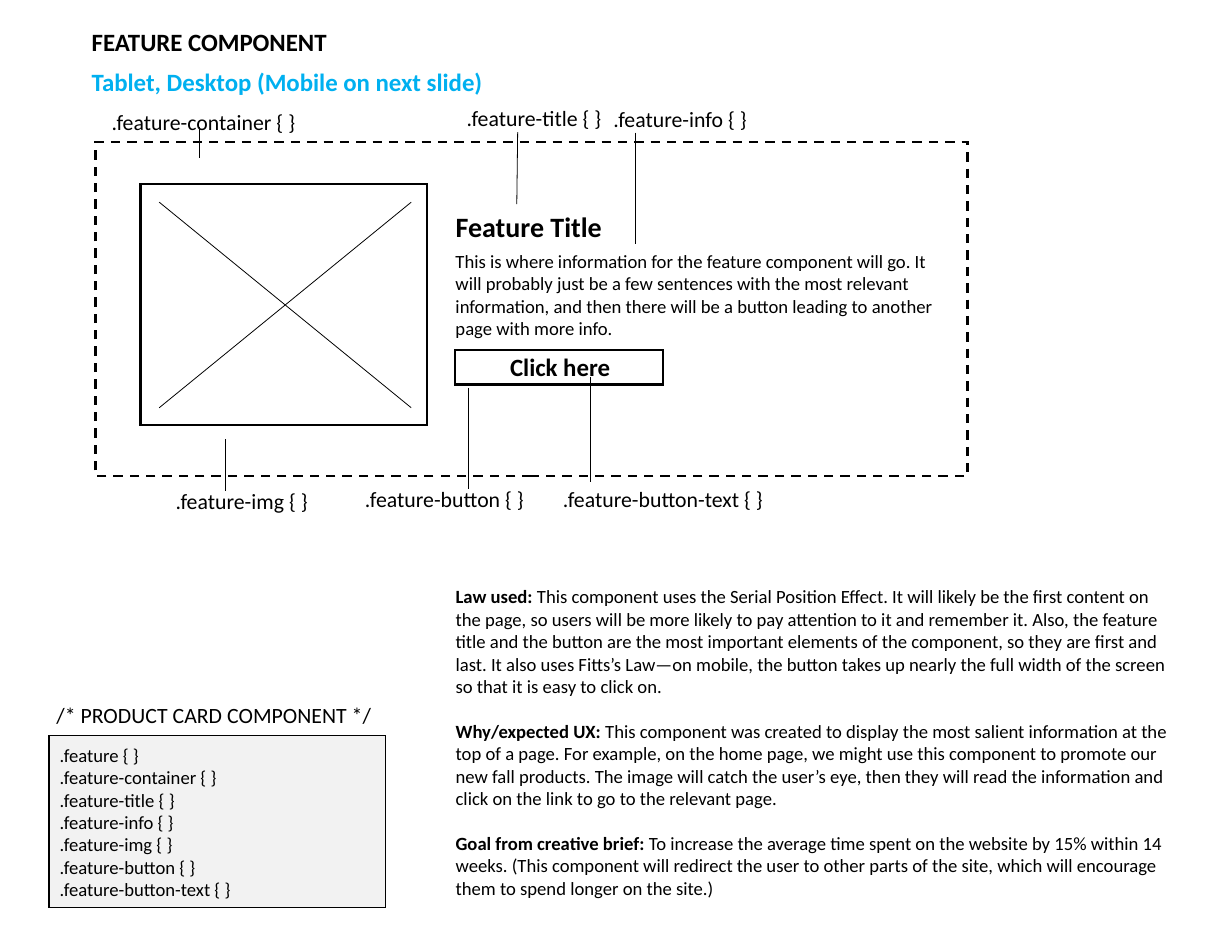
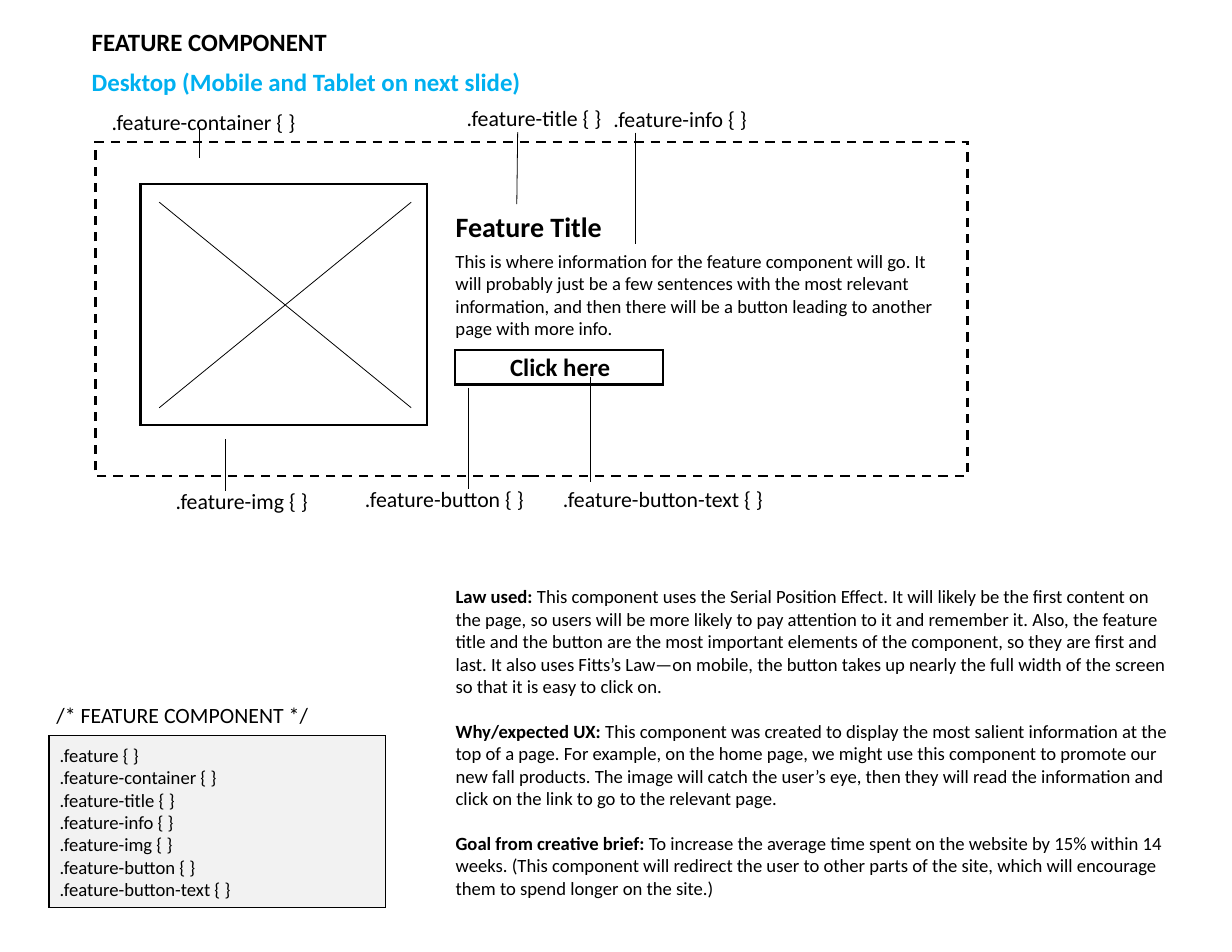
Before and after one commit to ccmcd2/c-and-w-antiques, a slide deck: slide 4 of documents/component design.pptx. Drawn at 1232x952 pixels with LibreOffice and Linux fonts; fonts in the diff are those of the drawing. Boxes give left, top, right and bottom in pixels: in the first picture for what was removed or moved away, otherwise in the second. Text is boxed around its words. In the diff, an @@ line names an element or a change of style, - is before the commit and + after.

```diff
--- a/documents/component design.pptx
+++ b/documents/component design.pptx
@@ text at [92, 72, 521, 95]: text changed @@
-Tablet, Desktop (Mobile on next slide)
+Desktop (Mobile and Tablet on next slide)
@@ text at [81, 709, 284, 723]: text changed @@
-/* PRODUCT CARD COMPONENT */
+/* FEATURE COMPONENT */
```
Also in this commit, not shown: 2 other slides changed, 3 other files.
